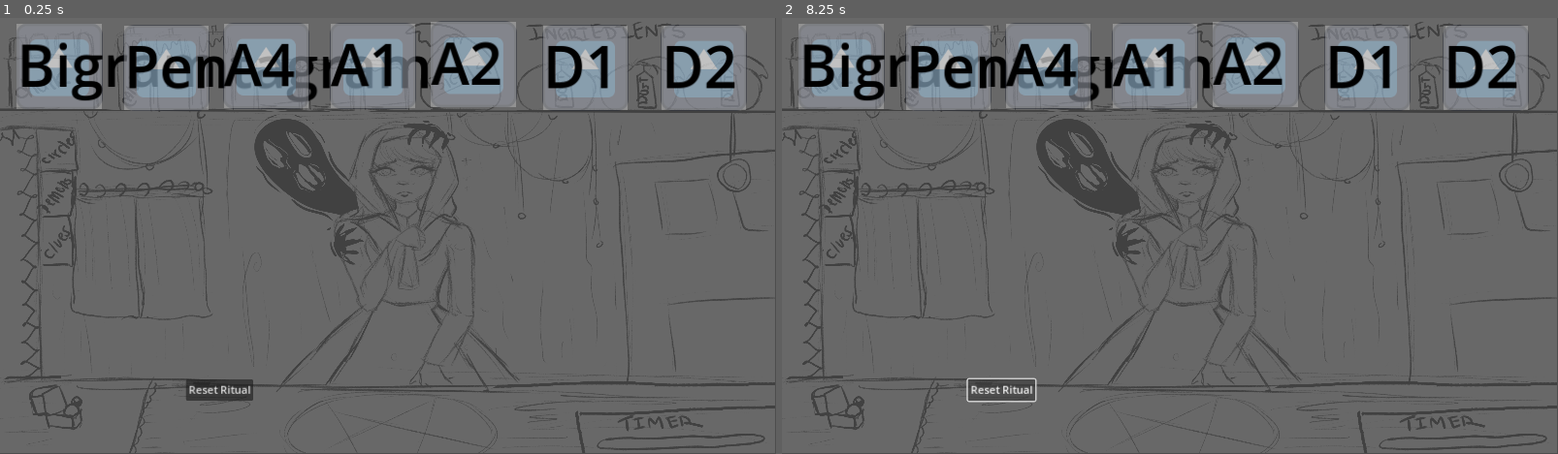
Above: before the commit, frames 1-2 (left to right).
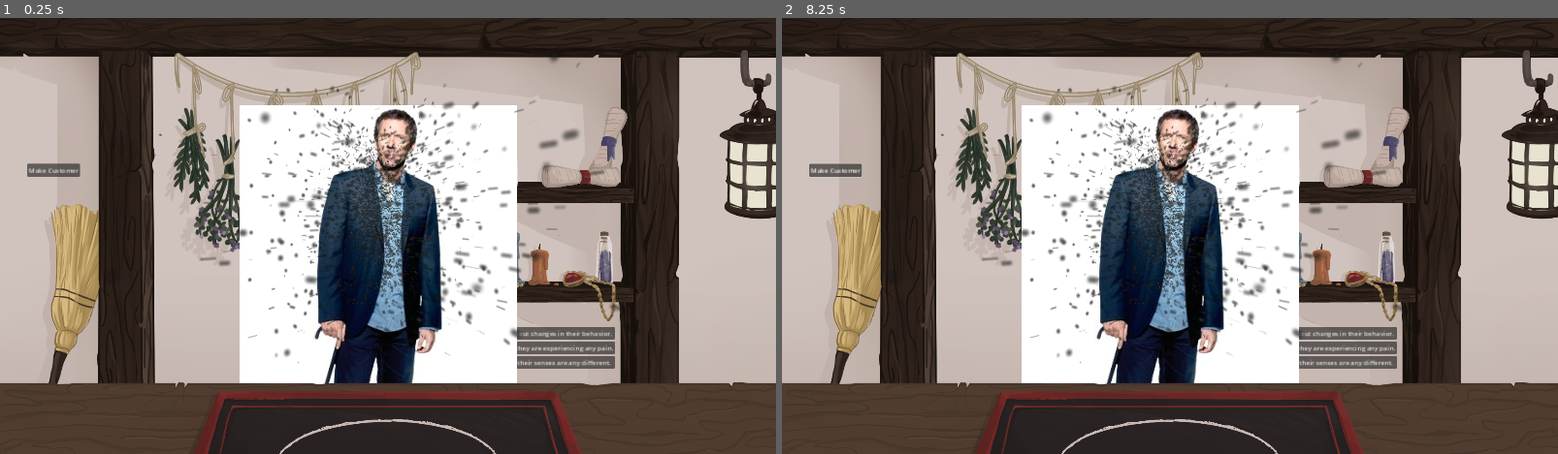
Above: after the commit, the same moments.

Repository: jkostello/Pirate-Software-Jam-15
Game: Godot game, scene res://main_screen.tscn
The game is run twice, just before and just after one commit, with the same random seed, the same clock (stepped at 60 frames per second) and the same inputs. Before the commit the project starts from res://shop.tscn. The engine's default icon, where the game draws it, is replaced by a stand-in: a white triangle on a blue panel in a dark square.
Inputs (mouse positions are in pixels of both pictures, inside the frame that each line leads up to):
- Up to frame 1 (0.25 s): no input
- Up to frame 2 (8.25 s): click (1332, 331) at 0.5 s, where only the run after the commit has a clickable "Ask about changes in their be…"; click (1332, 349) at 1.25 s, where only the run after the commit has a clickable "Ask if they are experiencing …"; click (1332, 362) at 2 s, where only the run after the commit has a clickable "Ask if their senses are any d…"; click (836, 170) at 2.75 s, where only the run after the commit has a clickable "Make Customer"; click (1332, 349) at 3.5 s, where only the run after the commit has a clickable "Ask if they are experiencing …"; click (1332, 362) at 4.25 s, where only the run after the commit has a clickable "Ask if their senses are any d…"; click (836, 170) at 5 s, where only the run after the commit has a clickable "Make Customer"; click (1332, 349) at 5.75 s, where only the run after the commit has a clickable "Ask if they are experiencing …"; click (1332, 362) at 6.5 s, where only the run after the commit has a clickable "Ask if their senses are any d…"; click (836, 170) at 7.25 s, where only the run after the commit has a clickable "Make Customer"; click (999, 388) at 8 s, where only the run before the commit has a clickable "Reset Ritual"

The runs differ from the first frame. In frame 1, 97% of the frame differs, in the area x 0-100%, y 0-100%; in frame 2, 97%.

Commit message:
Added customer gen + question box
Added:
Customer generation
Ailments list
Question box

Diff:
--- /dev/null
+++ b/Customers/ailments.gd
@@ -0,0 +1,85 @@
+extends Node2D
+class_name Ailments
+
+# Ailment format: { cureObject = [Symptom1, Symptom2, Symptom3] }
+
+var prideAilments = [
+	{ 'cure1' = ['Irritable', 'Compliments', 'Heavy Breathing'] },
+	{ 'cure2' = ['Arm Pain', 'Sweaty', 'Dry Mouth'] },
+	{ 'cure3' = ['Poor Vision', 'Paranoia', 'Bouncy'] }
+]
+
+var greedAilments = [
+	{ 'cure1' = ['Sweaty', 'Paranoia', 'Arm Pain'] },
+	{ 'cure2' = ['Hungry', 'Dry Mouth', 'Dulled Touch'] },
+	{ 'cure3' = ['Dulled Taste', 'Paranoia', 'Compliments'] }
+]
+
+var wrathAilments = [
+	{ 'cure1' = ['Irritable', 'Bouncy', 'Hungry'] },
+	{ 'cure2' = ['Arm Pain', 'Dulled Touch', 'Heavy Breathing'] },
+	{ 'cure3' = ['Poor Vision', 'Leg Pain', 'Paranoia'] }
+]
+
+var envyAilments = [
+	{ 'cure1' = ['Poor Vision', 'Paranoia', 'Headache'] },
+	{ 'cure2' = ['Dry Mouth', 'Irritable', 'Bouncy'] },
+	{ 'cure3' = ['Dulled Taste', 'Heavy Breathing', 'Hungry'] }
+]
+
+var lustAilments = [
+	{ 'cure1' = ['Sweaty', 'Dry Mouth', 'Smoke Smell'] },
+	{ 'cure2' = ['Heavy Breathing', 'Irritable', 'Dulled Taste'] },
+	{ 'cure3' = ['Irritable', 'Headache', 'Compliments'] }
+]
+
+var gluttonyAilments = [
+	{ 'cure1' = ['Hungry', 'Heavy Breathing', 'Dulled Taste'] },
+	{ 'cure2' = ['Smoke Smell', 'Tired', 'Sweaty'] },
+	{ 'cure3' = ['Insomnia', 'Dry Mouth', 'Bouncy'] }
+]
+
+var slothAilments = [
+	{ 'cure1' = ['Narcolepsy', 'Leg Pain', 'Smoke Smell'] },
+	{ 'cure2' = ['Poor Vision', 'Headache', 'Heavy Breathing'] },
+	{ 'cure3' = ['Narcolepsy', 'Dulled Touch', 'Hungry'] }
+]
+
+func get_random_sin():
+	var sin = randi() % 7
+	match sin:
+		0:
+			return 'Pride'
+		1:
+			return 'Greed'
+		2:
+			return 'Wrath'
+		3:
+			return 'Envy'
+		4:
+			return 'Lust'
+		5:
+			return 'Gluttony'
+		6:
+			return 'Sloth'
+
+func get_random_ailment(sin):
+	var ailment : Dictionary
+
+	match sin:
+		'Pride':
+			ailment = prideAilments[randi() % prideAilments.size()]
+		'Greed':
+			ailment = greedAilments[randi() % greedAilments.size()]
+		'Wrath':
+			ailment = wrathAilments[randi() % wrathAilments.size()]
+		'Envy':
+			ailment = envyAilments[randi() % envyAilments.size()]
+		'Lust':
+			ailment = lustAilments[randi() % lustAilments.size()]
+		'Gluttony':
+			ailment = gluttonyAilments[randi() % gluttonyAilments.size()]
+		'Sloth':
+			ailment = slothAilments[randi() % slothAilments.size()]
+
+	return ailment
--- /dev/null
+++ b/Customers/customer.gd
@@ -0,0 +1,41 @@
+extends Ailments
+
+@onready var intros := ['Compliments', 'Hungry', 'Dry Mouth']
+@onready var behaviors := ['Irritable', 'Paranoia', 'Narcolepsy', 'Tired']
+@onready var pains := ['Arm Pain', 'Headache', 'Leg Pain']
+@onready var senses := ['Poor Vision', 'Dulled Taste', 'Dulled Touch', 'Smoke Smell']
+@onready var body := ['Sweaty', 'Bouncy', 'Heavy Breathing']
+
+var intro_symptom = ''
+var behavior_symptom = ''
+var pain_symptom = ''
+var sense_symptom = ''
+var body_symptom = ''
+
+# Called when the node enters the scene tree for the first time.
+func _ready():
+	var sin = get_random_sin()
+	var randomAilment = get_random_ailment(sin)
+
+	var cure = randomAilment.keys()[0]
+	var ailment = randomAilment.values()[0]
+
+	# Assign symptoms
+	for symptom in ailment:
+		if intros.has(symptom):
+			intro_symptom = symptom
+		elif behaviors.has(symptom):
+			behavior_symptom = symptom
+		elif pains.has(symptom):
+			pain_symptom = symptom
+		elif senses.has(symptom):
+			sense_symptom = symptom
+		else:
+			body_symptom = symptom
+
+
+	Autoload.customer_info.emit(behavior_symptom, pain_symptom, sense_symptom)
+	print("Sin: ", sin)
+	print("Intro symptom: ", intro_symptom)
+	print("Body symptom: ", body_symptom)
+	print("Cure: ", cure)
--- /dev/null
+++ b/Customers/customer.tscn
@@ -0,0 +1,20 @@
+[gd_scene load_steps=4 format=3 uid="uid://cxuh21ps5372b"]
+
+[ext_resource type="Script" path="res://Customers/customer.gd" id="1_c24f8"]
+[ext_resource type="Texture2D" uid="uid://cuml1f0riucg2" path="res://Customers/temp_sinner.jpg" id="2_758aq"]
+[ext_resource type="Texture2D" uid="uid://bupjkxxugwai5" path="res://Customers/temp_particles.png" id="3_mx8k8"]
+
+[node name="Customer" type="Node2D"]
+script = ExtResource("1_c24f8")
+
+[node name="Customer" type="Sprite2D" parent="."]
+z_index = 1
+position = Vector2(937, 757)
+scale = Vector2(2.03709, 2.03709)
+texture = ExtResource("2_758aq")
+
+[node name="Particles" type="Sprite2D" parent="."]
+z_index = 1
+position = Vector2(943, 463)
+scale = Vector2(0.455956, 0.600917)
+texture = ExtResource("3_mx8k8")
--- /dev/null
+++ b/Node.gd
@@ -0,0 +1,18 @@
+extends "res://ailments.gd"
+
+
+# Called when the node enters the scene tree for the first time.
+func _ready():
+	var sin = get_random_sin()
+	var randomAilment = get_random_ailment(sin)
+
+	var cure = randomAilment.keys()[0]
+	var ailment = randomAilment.values()[0]
+	print("Sin: ", sin)
+	print("Ailment: ", ailment)
+	print("Cure: ", cure)
+
+
+# Called every frame. 'delta' is the elapsed time since the previous frame.
+func _process(delta):
+	pass
--- a/UI/main_menu.tscn
+++ b/UI/Menus/main_menu.tscn
@@ -1,7 +1,7 @@
 [gd_scene load_steps=3 format=3 uid="uid://dtcs2rs1ixl7a"]
 
-[ext_resource type="Script" path="res://UI/main_menu.gd" id="1_wv7xw"]
-[ext_resource type="Script" path="res://UI/options.gd" id="2_mtekv"]
+[ext_resource type="Script" path="res://UI/Menus/main_menu.gd" id="1_ia7k8"]
+[ext_resource type="Script" path="res://UI/Menus/options.gd" id="2_bxshy"]
 
 [node name="MainMenu" type="Control"]
 process_mode = 3
@@ -12,7 +12,7 @@
 grow_horizontal = 2
 grow_vertical = 2
 mouse_filter = 1
-script = ExtResource("1_wv7xw")
+script = ExtResource("1_ia7k8")
 
 [node name="HBoxContainer" type="HBoxContainer" parent="."]
 layout_mode = 1
@@ -104,7 +104,7 @@
 [node name="Options" type="TabContainer" parent="SubMenus/MarginContainer"]
 unique_name_in_owner = true
 layout_mode = 2
-script = ExtResource("2_mtekv")
+script = ExtResource("2_bxshy")
 
 [node name="Video" type="Control" parent="SubMenus/MarginContainer/Options"]
 layout_mode = 2
--- /dev/null
+++ b/UI/question_box.gd
@@ -0,0 +1,32 @@
+extends Control
+
+var behavior_symptom = ''
+var pain_symptom = ''
+var sense_symptom = ''
+
+func _ready():
+	Autoload.customer_info.connect(get_customer_info)
+
+# Called when customer enters scene
+func get_customer_info(behavior, pain, sense):
+	behavior_symptom = behavior
+	pain_symptom = pain
+	sense_symptom = sense
+
+func _on_behavior_question_pressed():
+	if behavior_symptom:
+		print(behavior_symptom)
+	else:
+		print("No behavior symptom")
+
+func _on_pain_question_pressed():
+	if pain_symptom:
+		print(pain_symptom)
+	else:
+		print("No pain symptom")
+
+func _on_senses_question_pressed():
+	if sense_symptom:
+		print(sense_symptom)
+	else:
+		print("No sense symptom")
--- /dev/null
+++ b/UI/question_box.tscn
@@ -0,0 +1,35 @@
+[gd_scene load_steps=2 format=3 uid="uid://c7qu73noo5jn7"]
+
+[ext_resource type="Script" path="res://UI/question_box.gd" id="1_ec3w0"]
+
+[node name="QuestionBox" type="Control"]
+layout_mode = 3
+anchors_preset = 15
+anchor_right = 1.0
+anchor_bottom = 1.0
+offset_right = -1619.0
+offset_bottom = -978.0
+grow_horizontal = 2
+grow_vertical = 2
+script = ExtResource("1_ec3w0")
+
+[node name="VBoxContainer" type="VBoxContainer" parent="."]
+layout_mode = 0
+offset_right = 40.0
+offset_bottom = 40.0
+
+[node name="BehaviorQuestion" type="Button" parent="VBoxContainer"]
+layout_mode = 2
+text = "Ask about changes in their behavior."
+
+[node name="PainQuestion" type="Button" parent="VBoxContainer"]
+layout_mode = 2
+text = "Ask if they are experiencing any pain."
+
+[node name="SensesQuestion" type="Button" parent="VBoxContainer"]
+layout_mode = 2
+text = "Ask if their senses are any different."
+
+[connection signal="pressed" from="VBoxContainer/BehaviorQuestion" to="." method="_on_behavior_question_pressed"]
+[connection signal="pressed" from="VBoxContainer/PainQuestion" to="." method="_on_pain_question_pressed"]
+[connection signal="pressed" from="VBoxContainer/SensesQuestion" to="." method="_on_senses_question_pressed"]
--- a/shop.tscn
+++ b/UI/shop.tscn
@@ -1,10 +1,10 @@
 [gd_scene load_steps=6 format=3 uid="uid://b4aiw4jts5hgq"]
 
-[ext_resource type="Script" path="res://shop.gd" id="1_d28ra"]
+[ext_resource type="Script" path="res://UI/shop.gd" id="1_d28ra"]
 [ext_resource type="Texture2D" uid="uid://b6nwcwukicljd" path="res://alchemy2.png" id="1_wkj8h"]
 [ext_resource type="PackedScene" uid="uid://b5pnl2hsow6jr" path="res://Circles/base_circle.tscn" id="2_ss73g"]
 [ext_resource type="PackedScene" uid="uid://djeytu43sbild" path="res://Ingredients/base_ingredient.tscn" id="3_ceipf"]
-[ext_resource type="PackedScene" uid="uid://dtcs2rs1ixl7a" path="res://UI/main_menu.tscn" id="5_qgild"]
+[ext_resource type="PackedScene" uid="uid://dtcs2rs1ixl7a" path="res://UI/Menus/main_menu.tscn" id="5_qgild"]
 
 [node name="Shop" type="Node2D"]
 script = ExtResource("1_d28ra")
--- /dev/null
+++ b/ailments.gd
@@ -0,0 +1,84 @@
+class_name Ailments extends Node
+
+# Ailment format: { cureObject = [Symptom1, Symptom2, Symptom3] }
+
+var prideAilments = [
+	{ 'pride1' = ['Irritable', 'Compliments', 'Heavy Breathing']},
+	{ 'pride2' = ['Arm Pain', 'Sweaty', 'Dry Mouth']},
+	{ 'pride3' = ['Poor Vision', 'Paranoia', 'Bouncy']}
+]
+
+var greedAilments = [
+	{ 'greed1' = ['Sweaty', 'Paranoia', 'Arm Pain']},
+	{ 'greed2' = ['Hungry', 'Dry Mouth', 'Dulled Touch']},
+	{ 'greed3' = ['Dulled Taste', 'Paranoia', 'Compliments']}
+]
+
+var wrathAilments = [
+	{ 'wrath1' = ['Irritable', 'Bouncy', 'Hungry']},
+	{ 'wrath2' = ['Arm Pain', 'Dulled Touch', 'Heavy Breathing']},
+	{ 'wrath3' = ['Poor Vision', 'Leg Pain', 'Paranoia']}
+]
+
+var envyAilments = [
+	{ 'envy1' = ['Poor Vision', 'Paranoia', 'Headache']},
+	{ 'envy2' = ['Dry Mouth', 'Irritable', 'Bouncy']},
+	{ 'envy3' = ['Dulled Taste', 'Heavy Breathing', 'Hungry']}
+]
+
+var lustAilments = [
+	{ 'lust1' = ['Sweaty', 'Dry Mouth', 'Smoke Smell']},
+	{ 'lust2' = ['Heavy Breathing', 'Irritable', 'Dulled Taste']},
+	{ 'lust3' = ['Irritable', 'Headache', 'Compliments']}
+]
+
+var gluttonyAilments = [
+	{ 'gluttony1' = ['Hungry', 'Heavy Breathing', 'Dulled Taste']},
+	{ 'gluttony2' = ['Smoke Smell', 'Tired', 'Sweaty']},
+	{ 'gluttony3' = ['Insomnia', 'Dry Mouth', 'Bouncy']}
+]
+
+var slothAilments = [
+	{ 'sloth1' = ['Narcolepsy', 'Leg Pain', 'Smoke Smell']},
+	{ 'sloth2' = ['Poor Vision', 'Headache', 'Heavy Breathing']},
+	{ 'sloth3' = ['Narcolepsy', 'Dulled Touch', 'Hungry']}
+]
+
+func get_random_sin():
+	var sin = randi() % 7
+	match sin:
+		0:
+			return 'Pride'
+		1:
+			return 'Greed'
+		2:
+			return 'Wrath'
+		3:
+			return 'Envy'
+		4:
+			return 'Lust'
+		5:
+			return 'Gluttony'
+		6:
+			return 'Sloth'
+
+func get_random_ailment(sin):
+	var ailment : Dictionary
+
+	match sin:
+		'Pride':
+			ailment = prideAilments[randi() % prideAilments.size()]
+		'Greed':
+			ailment = greedAilments[randi() % greedAilments.size()]
+		'Wrath':
+			ailment = wrathAilments[randi() % wrathAilments.size()]
+		'Envy':
+			ailment = envyAilments[randi() % envyAilments.size()]
+		'Lust':
+			ailment = lustAilments[randi() % lustAilments.size()]
+		'Gluttony':
+			ailment = gluttonyAilments[randi() % gluttonyAilments.size()]
+		'Sloth':
+			ailment = slothAilments[randi() % slothAilments.size()]
+
+	return ailment
--- a/autoload.gd
+++ b/autoload.gd
@@ -1,3 +1,4 @@
 extends Node
 
 signal use_chalk(type) # In an autoload for easy access cross-script
+signal customer_info(behavior, pain, sense)
--- /dev/null
+++ b/main_screen.gd
@@ -0,0 +1,15 @@
+extends Node
+
+func _ready():
+	generate_customer()
+
+func generate_customer():
+	# Delete current customer
+	for customer in get_tree().get_nodes_in_group('customers'):
+		customer.queue_free()
+
+	# Generate new customer
+	var customer_scene = load('res://Customers/customer.tscn')
+	var customer = customer_scene.instantiate()
+	add_child(customer)
+	customer.add_to_group('customers')
--- /dev/null
+++ b/main_screen.tscn
@@ -0,0 +1,33 @@
+[gd_scene load_steps=5 format=3 uid="uid://qant7a85kyyy"]
+
+[ext_resource type="Texture2D" uid="uid://g023b3w5v68" path="res://UI/main_bkgd.png" id="1_136t5"]
+[ext_resource type="Script" path="res://main_screen.gd" id="1_gnj56"]
+[ext_resource type="Texture2D" uid="uid://ndwstghoaq0w" path="res://UI/ritual_desk.png" id="2_27kta"]
+[ext_resource type="PackedScene" uid="uid://c7qu73noo5jn7" path="res://question_box.tscn" id="3_0sbiu"]
+
+[node name="SceneManager" type="Node"]
+script = ExtResource("1_gnj56")
+
+[node name="Background" type="Sprite2D" parent="."]
+position = Vector2(960, 540)
+texture = ExtResource("1_136t5")
+
+[node name="Desk" type="Sprite2D" parent="."]
+z_index = 2
+position = Vector2(960, 540)
+texture = ExtResource("2_27kta")
+
+[node name="QuestionBox" parent="." instance=ExtResource("3_0sbiu")]
+offset_left = 1224.0
+offset_top = 765.0
+offset_right = -398.0
+offset_bottom = -213.0
+
+[node name="TempGenerator" type="Button" parent="."]
+offset_left = 67.0
+offset_top = 361.0
+offset_right = 198.0
+offset_bottom = 392.0
+text = "Make Customer"
+
+[connection signal="pressed" from="TempGenerator" to="." method="generate_customer"]
--- a/project.godot
+++ b/project.godot
@@ -11,7 +11,7 @@
 [application]
 
 config/name="Alchemy Game"
-run/main_scene="res://shop.tscn"
+run/main_scene="res://main_screen.tscn"
 config/features=PackedStringArray("4.2", "GL Compatibility")
 config/icon="res://icon.svg"
 
@@ -21,6 +21,8 @@
 
 [display]
 
+window/size/viewport_width=1920
+window/size/viewport_height=1080
 window/stretch/mode="canvas_items"
 
 [layer_names]
--- /dev/null
+++ b/question_box.tscn
@@ -0,0 +1,28 @@
+[gd_scene format=3 uid="uid://c7qu73noo5jn7"]
+
+[node name="QuestionBox" type="Control"]
+layout_mode = 3
+anchors_preset = 15
+anchor_right = 1.0
+anchor_bottom = 1.0
+offset_right = -1653.0
+offset_bottom = -978.0
+grow_horizontal = 2
+grow_vertical = 2
+
+[node name="VBoxContainer" type="VBoxContainer" parent="."]
+layout_mode = 0
+offset_right = 40.0
+offset_bottom = 40.0
+
+[node name="BehaviorQuestion" type="Button" parent="VBoxContainer"]
+layout_mode = 2
+text = "Ask about changes in their behavior."
+
+[node name="PainQuestion" type="Button" parent="VBoxContainer"]
+layout_mode = 2
+text = "Ask if they are experiencing any pain."
+
+[node name="SensesQuestion" type="Button" parent="VBoxContainer"]
+layout_mode = 2
+text = "Ask if their senses are any different."
--- /dev/null
+++ b/scene_manager.tscn
@@ -0,0 +1,27 @@
+[gd_scene load_steps=5 format=3 uid="uid://qant7a85kyyy"]
+
+[ext_resource type="Texture2D" uid="uid://g023b3w5v68" path="res://UI/main_bkgd.png" id="1_n7u44"]
+[ext_resource type="Texture2D" uid="uid://ndwstghoaq0w" path="res://UI/ritual_desk.png" id="2_18lig"]
+[ext_resource type="Script" path="res://Node.gd" id="3_h74xc"]
+[ext_resource type="PackedScene" uid="uid://c7qu73noo5jn7" path="res://question_box.tscn" id="4_tmwmv"]
+
+[node name="SceneManager" type="Node"]
+
+[node name="Background" type="Sprite2D" parent="."]
+position = Vector2(960, 540)
+scale = Vector2(1, 1)
+texture = ExtResource("1_n7u44")
+
+[node name="Desk" type="Sprite2D" parent="."]
+position = Vector2(960, 540)
+scale = Vector2(1, 1)
+texture = ExtResource("2_18lig")
+
+[node name="AilmentTest" type="Node" parent="."]
+script = ExtResource("3_h74xc")
+
+[node name="QuestionBox" parent="." instance=ExtResource("4_tmwmv")]
+offset_left = 1224.0
+offset_top = 765.0
+offset_right = -398.0
+offset_bottom = -213.0
Binary file added: Customers/temp_particles.png
Not shown, added: Customers/temp_particles.png.import
Binary file added: Customers/temp_sinner.jpg
Not shown, added: Customers/temp_sinner.jpg.import
Renamed: UI/main_menu.gd -> UI/Menus/main_menu.gd
Renamed: UI/options.gd -> UI/Menus/options.gd
Binary file added: UI/main_bkgd.png
Not shown, added: UI/main_bkgd.png.import
Binary file added: UI/ritual_desk.png
Not shown, added: UI/ritual_desk.png.import
Renamed: shop.gd -> UI/shop.gd
Not shown, added: mai9782.tmp
